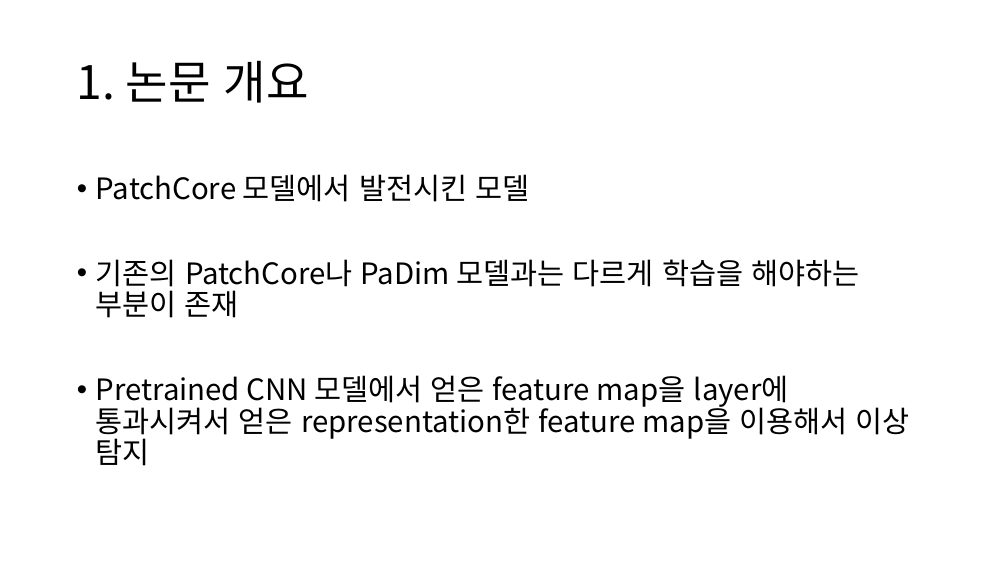
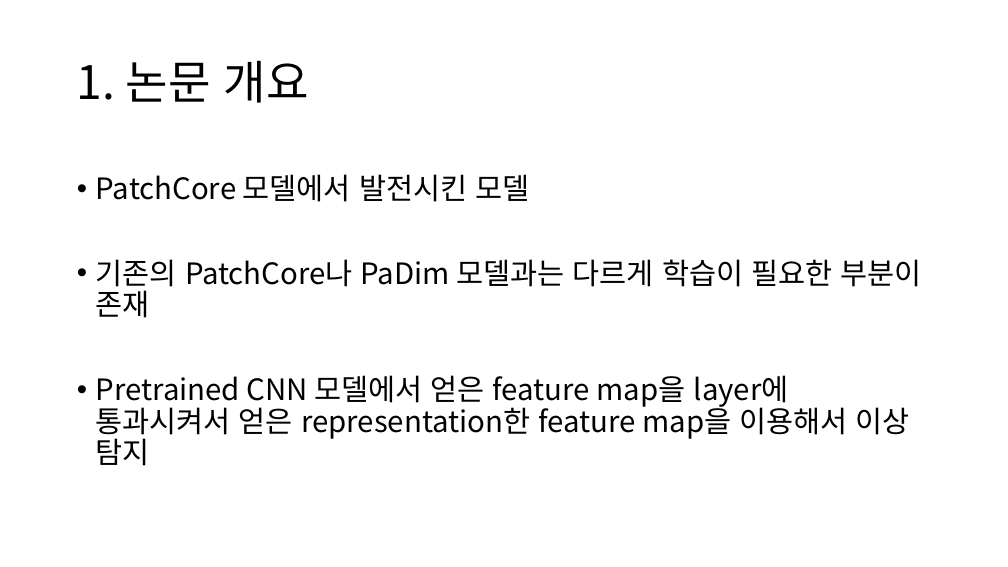
Before and after one commit to chroion/paper-review, a slide deck: slide 2 of ReConPatch, Contrastive Patch Representation Learning for Industrial/ReConPatch, Contrastive Patch Representation Learning for Industrial.pptx. Drawn at 1008x567 pixels with LibreOffice and Linux fonts; fonts in the diff are those of the drawing. Boxes give left, top, right and bottom in pixels: in the first picture for what was removed or moved away, otherwise in the second. Text is boxed around its words. In the diff, an @@ line names an element or a change of style, - is before the commit and + after.

```diff
--- a/ReConPatch, Contrastive Patch Representation Learning for Industrial/ReConPatch, Contrastive Patch Representation Learning for Industrial.pptx
+++ b/ReConPatch, Contrastive Patch Representation Learning for Industrial/ReConPatch, Contrastive Patch Representation Learning for Industrial.pptx
@@ text at box(96, 259, 921, 318): text changed @@
-• 기존의 PatchCore나 PaDim 모델과는 다르게 학습을 해야하는 부분이 존재
+• 기존의 PatchCore나 PaDim 모델과는 다르게 학습이 필요한 부분이 존재
```
Also in this commit, not shown: 4 other slides changed, 1 slide added.
